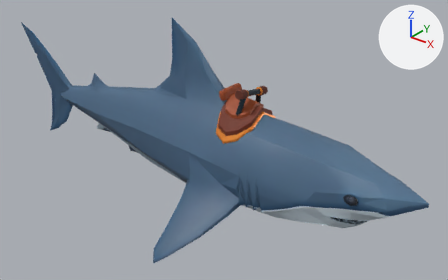
Two versions of the Blender file AIQUIZ-Godot/assets/shark/source/shark_swim_with_jaw.blend, one commit apart.
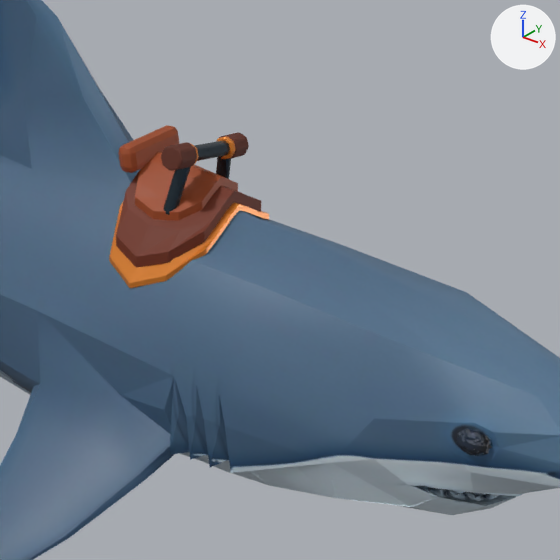
There are two pictures of each version: one whole from a 50 mm camera at (6.93, -7.46, 4.39) aimed at (0.72, 0.31, -0.43), one close up on the part from 39% to 86% of the width and 13% to 88% of the height. Arrows for +X, +Y and +Z are at upper right; the lights stay in place. The last two pictures show the newer version.

Names of what the first close-up shows: 'SK_Shark.001', 'SharkSaddle_Cantle', 'SharkSaddle_Collar_L', 'SharkSaddle_Collar_R', 'SharkSaddle_Grip_L', 'SharkSaddle_Grip_R', 'SharkSaddle_HandleBar', 'SharkSaddle_HandlePost_L', 'SharkSaddle_HandlePost_R', 'SharkSaddle_Pad', 'SharkSaddle_Seat', 'SharkSaddle_Trim'.
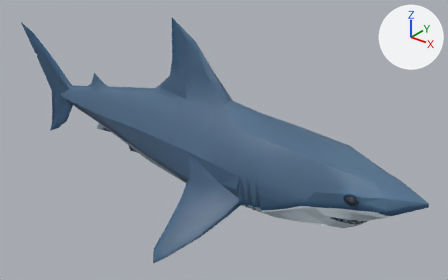
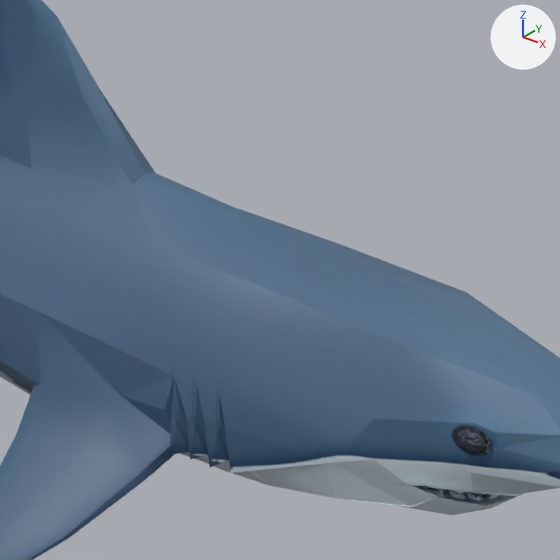
The edits, one by one:
Object 'SharkSaddle_Trim' (ob_sharksaddle_trim) is now hidden.
Object 'SharkSaddle_Pad' (ob_sharksaddle_pad) is now hidden.
Object 'SharkSaddle_Seat' (ob_sharksaddle_seat) is now hidden.
Object 'SharkSaddle_Cantle' (ob_sharksaddle_cantle) is now hidden.
Object 'SharkSaddle_HandlePost_L' (ob_sharksaddle_handlepost_l) is now hidden.
Object 'SharkSaddle_HandlePost_R' (ob_sharksaddle_handlepost_r) is now hidden.
Object 'SharkSaddle_HandleBar' (ob_sharksaddle_handlebar) is now hidden.
Object 'SharkSaddle_Grip_L' (ob_sharksaddle_grip_l) is now hidden.
Object 'SharkSaddle_Grip_R' (ob_sharksaddle_grip_r) is now hidden.
Object 'SharkSaddle_Collar_L' (ob_sharksaddle_collar_l) is now hidden.
Object 'SharkSaddle_Collar_R' (ob_sharksaddle_collar_r) is now hidden.

Pixel boxes (x1, y1, x2, y2) of what changed, in the close-ups (560 x 560 px):
'SharkSaddle_Pad', hidden (brown)
    before: (116, 169, 261, 268)
'SharkSaddle_Seat', hidden (brown)
    before: (135, 152, 238, 221)
'SharkSaddle_Trim', hidden (orange)
    before: (109, 202, 269, 288)
'SharkSaddle_Cantle', hidden (brown)
    before: (118, 125, 179, 173)
'SharkSaddle_Grip_R', hidden (brown)
    before: (161, 142, 197, 171)
'SharkSaddle_HandlePost_R', hidden (dark blue)
    before: (163, 167, 191, 215)
'SharkSaddle_HandleBar', hidden
    before: (194, 140, 230, 161)
'SharkSaddle_Grip_L', hidden
    before: (219, 132, 249, 159)
'SharkSaddle_HandlePost_L', hidden
    before: (216, 156, 231, 179)
'SharkSaddle_Collar_L', hidden
    before: (217, 136, 235, 159)
'SharkSaddle_Collar_R', hidden
    before: (190, 143, 199, 164)
